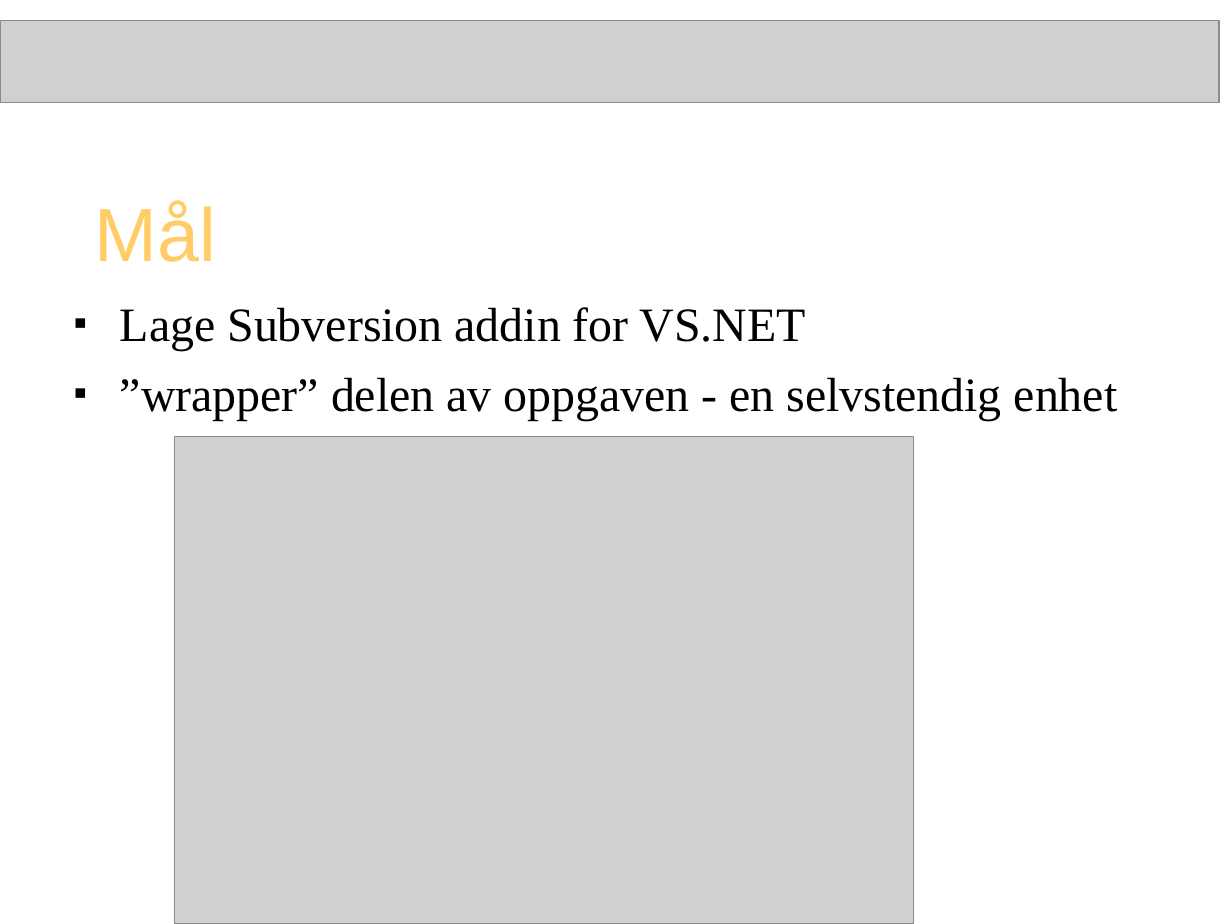
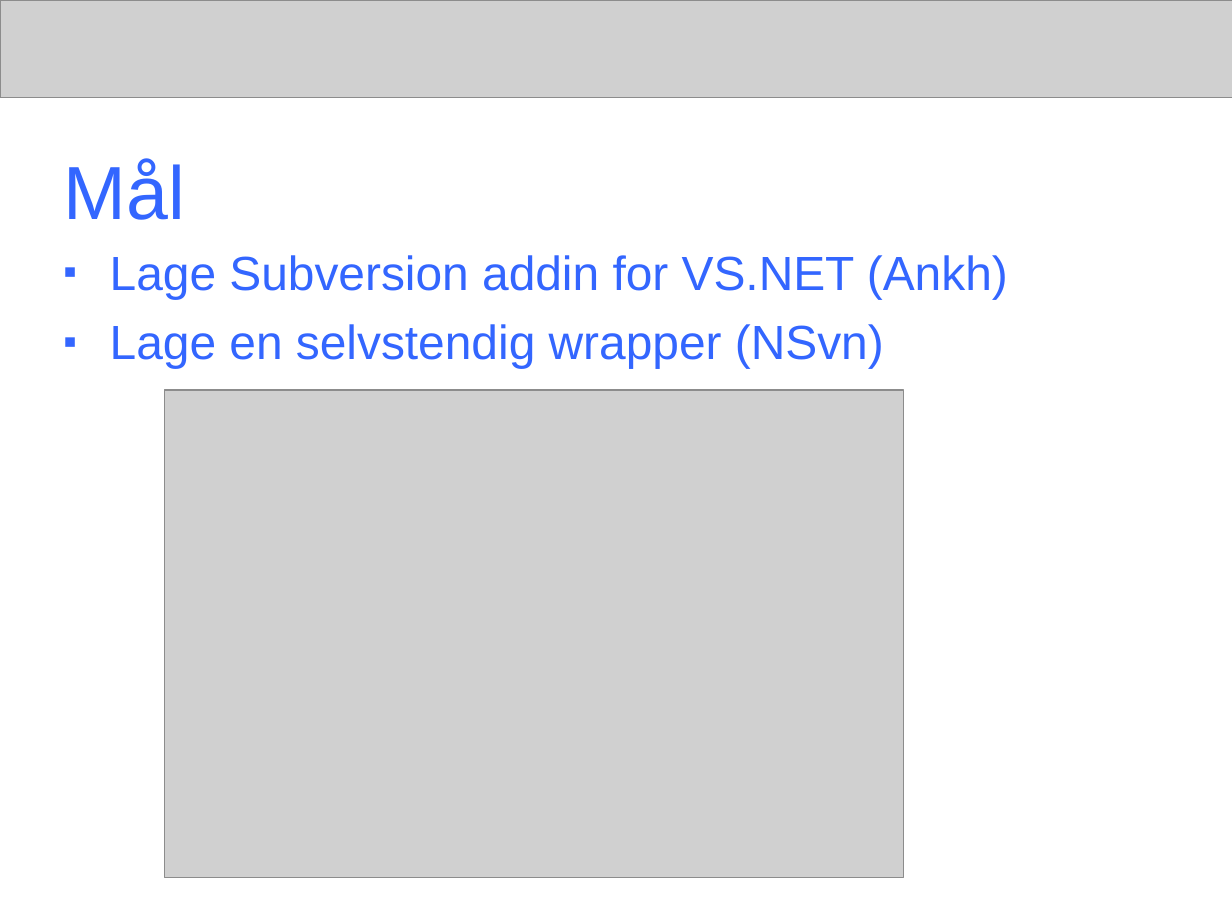
Before and after one commit to PhilJollans/AnkhSVN2019, a slide deck: slide 7 of doc/powerpoint/Subversion_addin_for_VS.NET.ppt (slide 8 before the commit). Drawn at 1232x924 pixels with LibreOffice and Linux fonts; fonts in the diff are those of the drawing; grey boxes stand for pictures. Boxes give left, top, right and bottom in pixels: in the first picture for what was removed or moved away, otherwise in the second. Text is boxed around its words. In the diff, an @@ line names an element or a change of style, - is before the commit and + after.

Commit message:
The presentation contain:
* Title of final project, name of authors
* Background
- Revision control: wc, revision, repository to be explained
- Subversion
- CollabNet
- VS.NET
- Aim of the final project

*Content
- Functionality of NSvn
- Navigation model of Ankh
- What can Ankh do?
- Example of how Ankh works: Manual demo performed at school PC
- Ankh Help: Manual demo performed at school PC
- Improvements of GUI
- Testing of Ankh
- Challenges and development environment
- Conclusion

White background, "ankh header" without letters or symbol

```diff
--- a/doc/powerpoint/Subversion_addin_for_VS.NET.ppt
+++ b/doc/powerpoint/Subversion_addin_for_VS.NET.ppt
@@ picture: place and size @@
-picture at box(0, 21, 1220, 103)
+picture at box(0, 0, 1232, 97)
@@ title "Mål": place and size @@
-title "Mål" at box(94, 201, 215, 262)
+title "Mål" at box(64, 160, 185, 220)
@@ title "Mål" at box(64, 160, 185, 220): text colour #FFCC66 to #3366FF @@
@@ text at box(110, 255, 1008, 368): text changed; font Times New Roman to Arial; text colour #000000 to #3366FF @@
-▪ Lage Subversion addin for VS.NET
-▪ ”wrapper” delen av oppgaven - en selvstendig enhet
+▪ Lage Subversion addin for VS.NET (Ankh)
+▪ Lage en selvstendig wrapper (NSvn)
@@ picture: place and size @@
-picture at box(175, 437, 914, 924)
+picture at box(164, 391, 903, 878)
```
Also in this commit, not shown: 12 other slides changed, 9 slides added, 7 slides removed.
